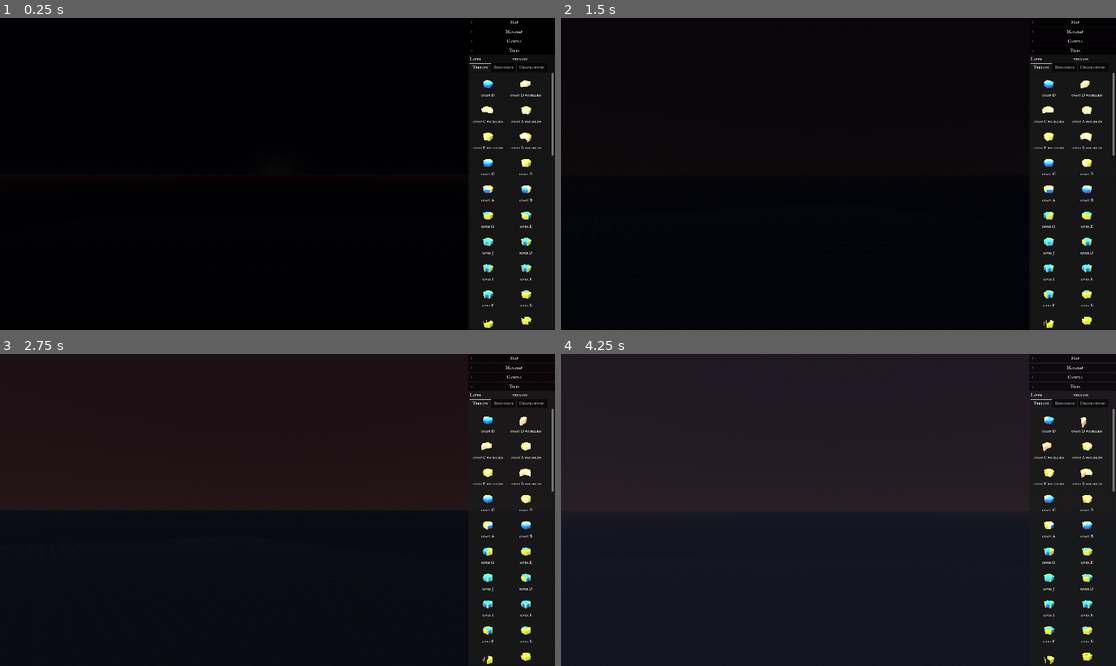
Above: before the commit, frames 1-4 (two rows, left to right).
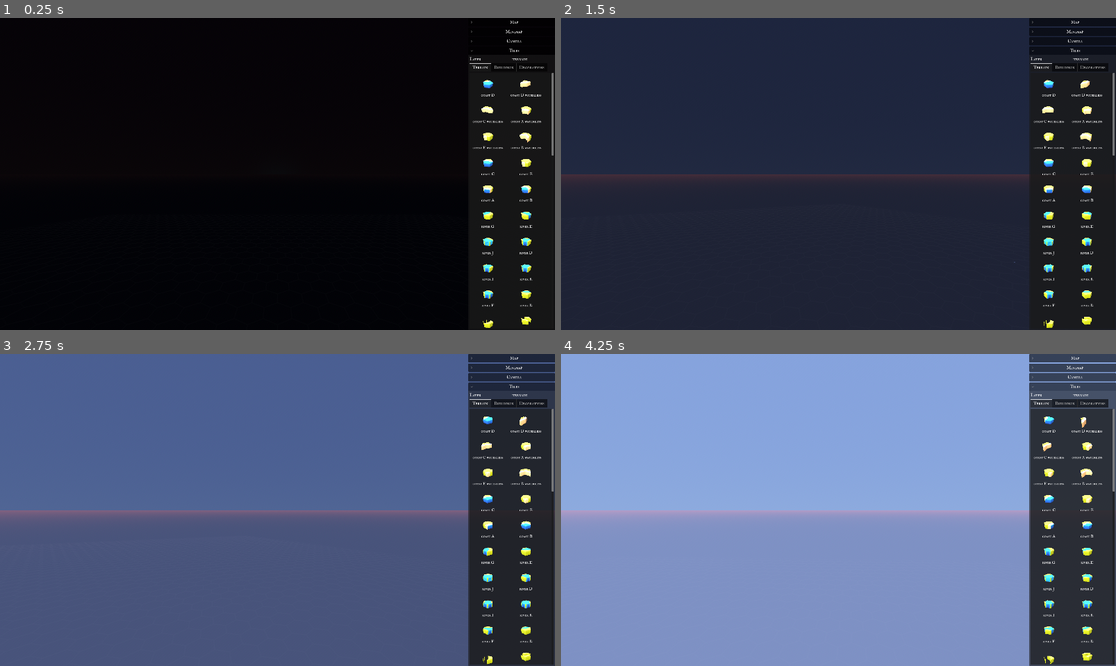
Above: after the commit, the same moments.

Repository: guillaumedelre/medieval-hexagon
Game: Godot game, scene res://scenes/editor/MapEditor.tscn
Two runs of this game, one before a commit and one after it. Both use one fixed random seed, a clock stepped at 60 frames per second and the inputs below. This scene is started directly instead of the project's main scene.
Inputs (mouse positions are in pixels of both pictures, inside the frame that each line leads up to):
- Up to frame 1 (0.25 s): no input
- Up to frame 2 (1.5 s): tap Enter at 0.5 s; move the mouse to (960, 158) at 0.52 s; hold D (move_right) 0.53-1.28 s; hold A (move_rotate_antihorary) 0.53-1.28 s; click (960, 158) at 0.67 s; move the mouse to (727, 189) at 1.27 s; hold S (move_backward) from 1.28 s (still down); tap E (move_rotate_horary) at 1.35 s
- Up to frame 3 (2.75 s): move the mouse to (333, 441) at 2.02 s; release S (move_backward) at 2.03 s; hold D (move_right) from 2.03 s (still down); hold R (rotate_ghost_horary) from 2.03 s (still down)
- Up to frame 4 (4.25 s): move the mouse to (810, 572) at 2.77 s; release D (move_right) at 2.78 s; release R (rotate_ghost_horary) at 2.78 s; hold Z (move_forward) 2.78-3.53 s; tap A (move_rotate_antihorary) at 2.85 s; click (810, 572) at 2.92 s; move the mouse to (1005, 556) at 3.52 s; hold Q (move_left) from 3.53 s (still down); hold E (move_rotate_horary) from 3.53 s (still down)

The runs differ from the first frame. In frame 2, 85% of the frame differs, in the area x 0-100%, y 0-100%; in frame 3, 87%; in frame 4, 99%.

Commit message:
Improve shadow_blur and day duration is now 180 sec

Diff:
--- a/scenes/editor/MapEditor.tscn
+++ b/scenes/editor/MapEditor.tscn
@@ -25,6 +25,7 @@
 sun_pivot = NodePath("SunPivot")
 moon_pivot = NodePath("MoonPivot")
 world_env = NodePath("../WorldEnvironment")
+day_length_seconds = 30.0
 
 [node name="SunPivot" type="Node3D" parent="DayNightCycle"]
 
--- a/scripts/editor/day_night_cycle.gd
+++ b/scripts/editor/day_night_cycle.gd
@@ -9,7 +9,7 @@
 # 🎯 Centre de la grille (ex: axial_to_world(0,0))
 @export var grid_center: Vector3 = Vector3.ZERO
 
-@export var day_length_seconds := 120.0
+@export var day_length_seconds := 180.0
 
 # Astres
 const SUN_SIZE := 100.0
@@ -103,6 +103,8 @@
 	sun_light.name = "SunLight"
 	sun_light.light_energy = 2.5
 	sun_light.shadow_enabled = true
+	sun_light.shadow_blur = 5.0
+
 	sun_mesh.add_child(sun_light)
 
 	#sun_arrow = _create_arrow(Color(1.0, 0.8, 0.2))
@@ -127,6 +129,8 @@
 	moon_light.name = "MoonLight"
 	moon_light.light_energy = 0.5
 	moon_light.shadow_enabled = true
+	moon_light.shadow_blur = 5.0
+
 	moon_mesh.add_child(moon_light)
 
 	#moon_arrow = _create_arrow(Color(1.0, 1.0, 1.0, 1.0))
